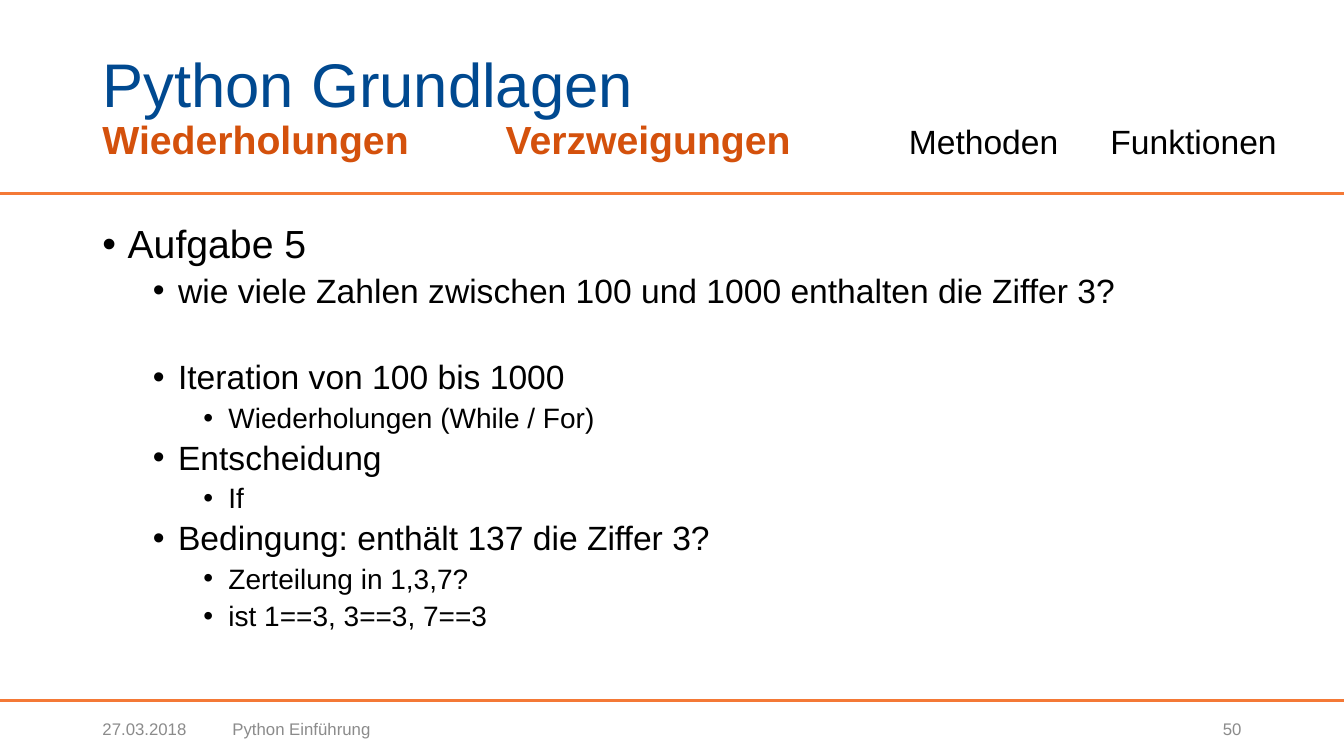
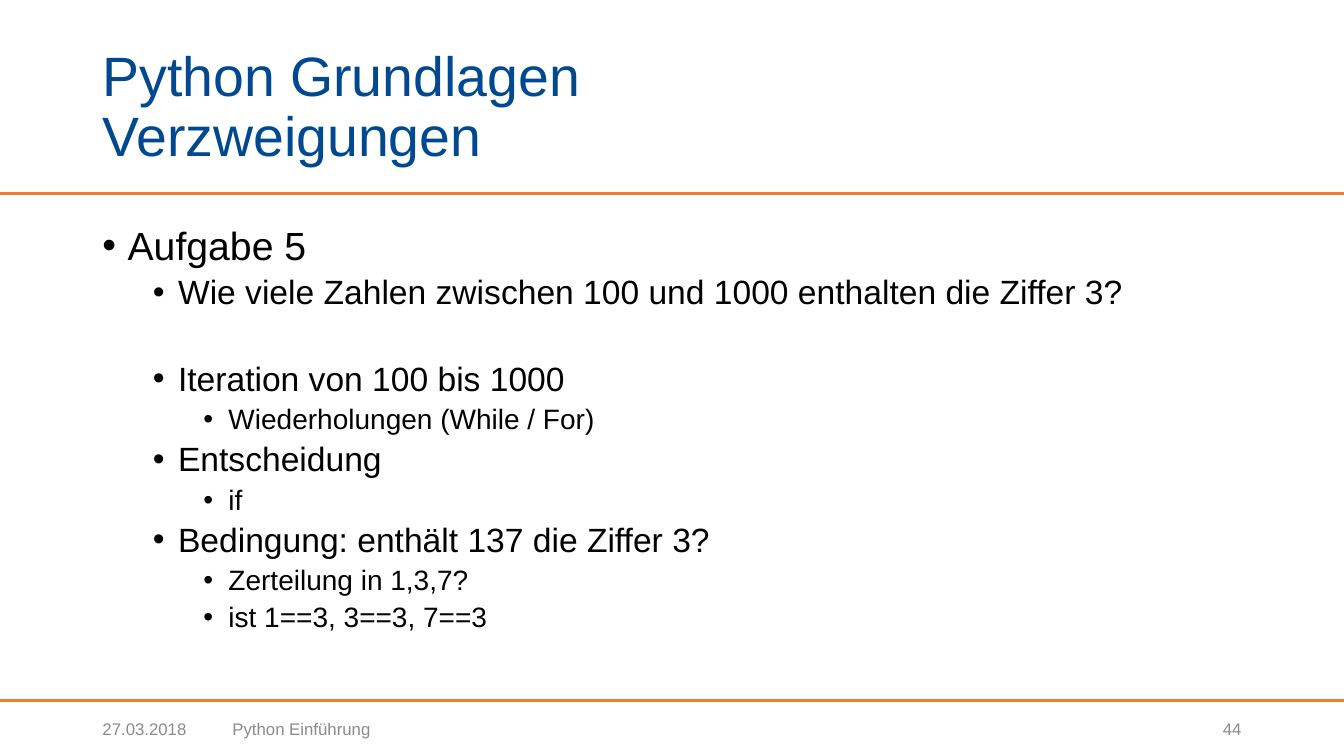
Before and after one commit to BogyMitutoyoCTL/Sophy-Preparation, a slide deck: slide 44 of Präsentationen/Python Einführung.pptx (slide 50 before the commit). Drawn at 1344x756 pixels with LibreOffice and Linux fonts; fonts in the diff are those of the drawing; background and template pictures are left out. Boxes give left, top, right and bottom in pixels: in the first picture for what was removed or moved away, otherwise in the second. Text is boxed around its words. In the diff, an @@ line names an element or a change of style, - is before the commit and + after.

```diff
--- a/Präsentationen/Python Einführung.pptx
+++ b/Präsentationen/Python Einführung.pptx
@@ title at bbox=[102, 55, 580, 166]: text changed; size 28 to 39.6 pt; text colour #D4510C to #004990 @@
-Python Grundlagen
-Wiederholungen Verzweigungen Methoden Funktionen
+Python Grundlagen
+Verzweigungen
@@ text at bbox=[178, 279, 1122, 305]: text changed @@
-  • wie viele Zahlen zwischen 100 und 1000 enthalten die Ziffer 3?
+  • Wie viele Zahlen zwischen 100 und 1000 enthalten die Ziffer 3?
@@ text at bbox=[228, 489, 242, 510]: text changed @@
-    • If
+    • if
@@ page number at bbox=[1223, 723, 1242, 735]: text changed @@
-50
+44
```
Also in this commit, not shown: 52 other slides changed, 8 slides removed.
